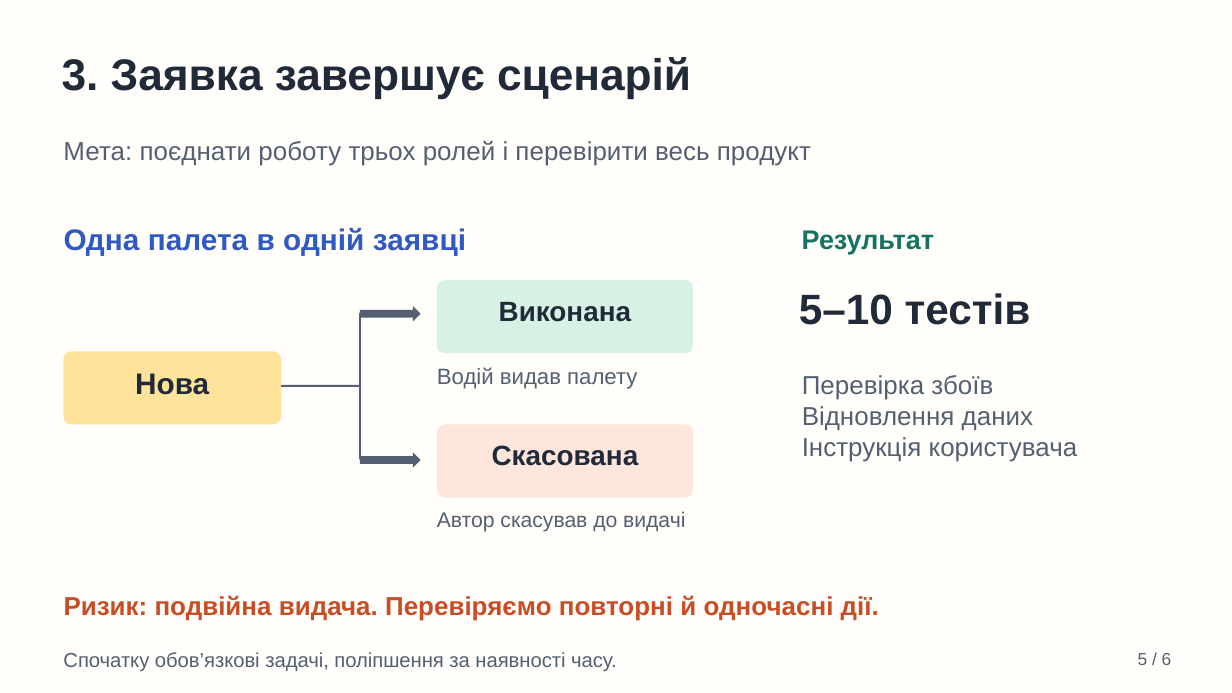
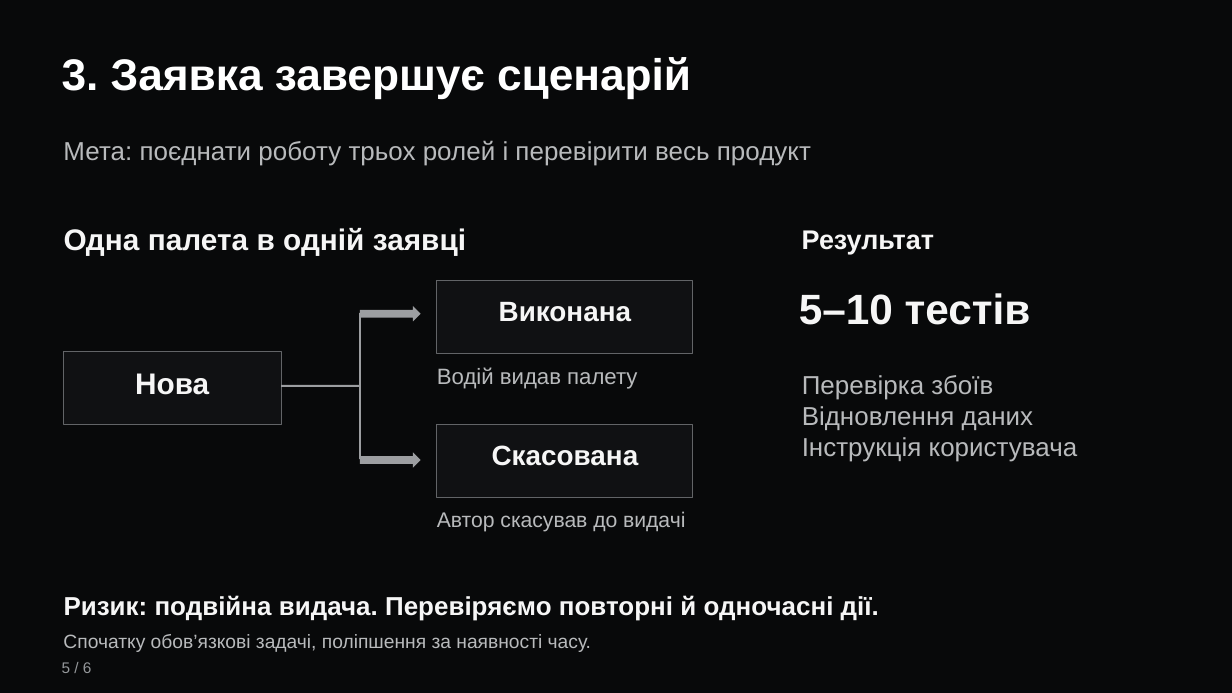
Before and after one commit to olehabram/pallet-warehouse, a slide deck: slide 5 of docs/Iterations_Discussion.pptx. Drawn at 1232x693 pixels with LibreOffice and Linux fonts; fonts in the diff are those of the drawing; background and template pictures are left out. Boxes give left, top, right and bottom in pixels: in the first picture for what was removed or moved away, otherwise in the second. Text is boxed around its words. In the diff, an @@ line names an element or a change of style, - is before the commit and + after.

```diff
--- a/docs/Iterations_Discussion.pptx
+++ b/docs/Iterations_Discussion.pptx
@@ background #FFFEFA to picture (left out) @@
@@ text "3. Заявка завершує сценарій" at bbox=[62, 57, 691, 98]: text colour #202A38 to #FFFFFF @@
@@ text "Одна палета в одній заявці" at bbox=[64, 228, 466, 255]: text colour #305AC2 to #F6F6F6 @@
@@ text "Результат" at bbox=[802, 230, 934, 254]: text colour #167261 to #F6F6F6 @@
@@ rectangle at bbox=[437, 280, 693, 353]: rounded rectangle to rectangle; fill #D7F1E4 to #101113; outline none to #626467 0.75 pt @@
@@ text colour #202A38 to #F6F6F6 in 4 elements at bbox=[135, 373, 209, 395], bbox=[499, 302, 631, 322], bbox=[492, 445, 639, 466], bbox=[799, 293, 1031, 325] @@
@@ rectangle at bbox=[64, 351, 281, 424]: rounded rectangle to rectangle; fill #FFE39A to #101113; outline none to #626467 0.75 pt @@
@@ text colour #546071 to #B8BABC in 4 elements at bbox=[63, 140, 811, 166], bbox=[437, 367, 637, 389], bbox=[437, 511, 685, 532], bbox=[802, 375, 1078, 462] @@
@@ rectangle at bbox=[437, 424, 693, 497]: rounded rectangle to rectangle; fill #FFE6DC to #101113; outline none to #626467 0.75 pt @@
@@ fill #546071 to #9C9EA1 in 4 elements at bbox=[281, 385, 360, 387], bbox=[360, 313, 361, 459], bbox=[360, 306, 421, 322], bbox=[360, 453, 421, 469] @@
@@ text "Ризик: подвійна видача. Перевіряємо повторні ..." at bbox=[64, 595, 879, 621]: text colour #C94D24 to #F6F6F6 @@
@@ text "Спочатку обов’язкові задачі, поліпшення за ...": place and size @@
-text "Спочатку обов’язкові задачі, поліпшення за ..." at bbox=[63, 652, 616, 671]
+text "Спочатку обов’язкові задачі, поліпшення за ..." at bbox=[63, 634, 591, 652]
@@ text "Спочатку обов’язкові задачі, поліпшення за ..." at bbox=[63, 634, 591, 652]: size 15.8 to 15 pt, text colour #546071 to #B8BABC @@
@@ text "5 / 6": place and size @@
-text "5 / 6" at bbox=[1138, 653, 1172, 665]
+text "5 / 6" at bbox=[62, 662, 92, 673]
@@ text "5 / 6" at bbox=[62, 662, 92, 673]: size 13.5 to 12 pt, text colour #546071 to #95989B; alignment right to left @@
```
Also in this commit, not shown: 5 other slides changed.
